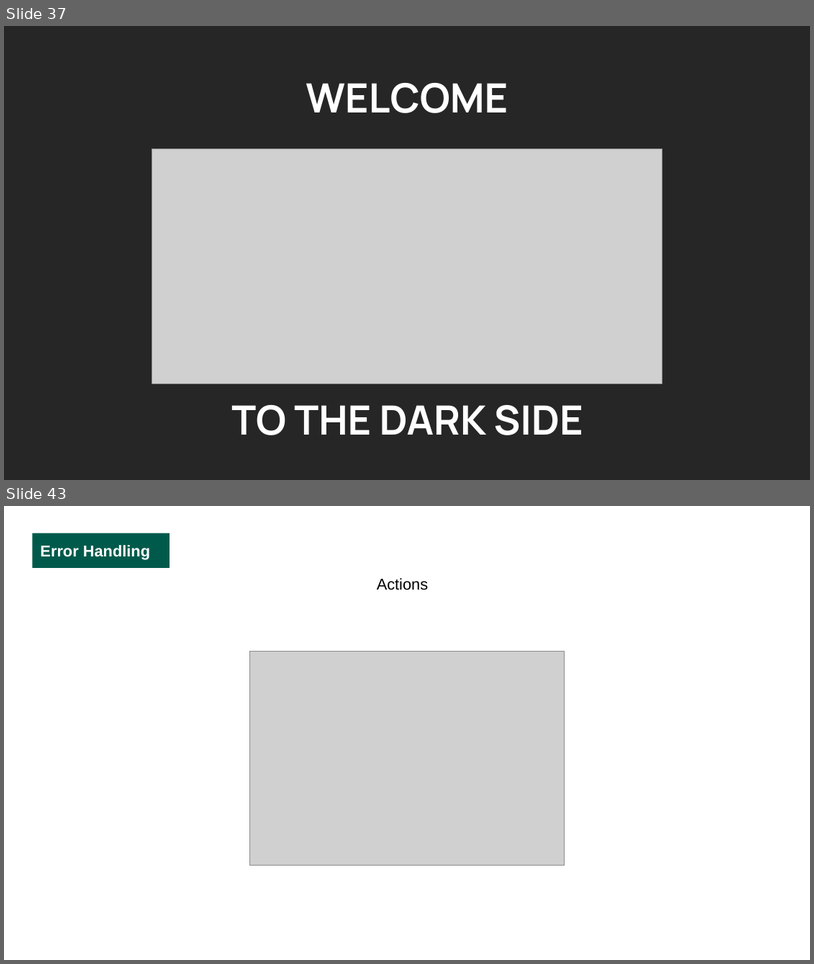
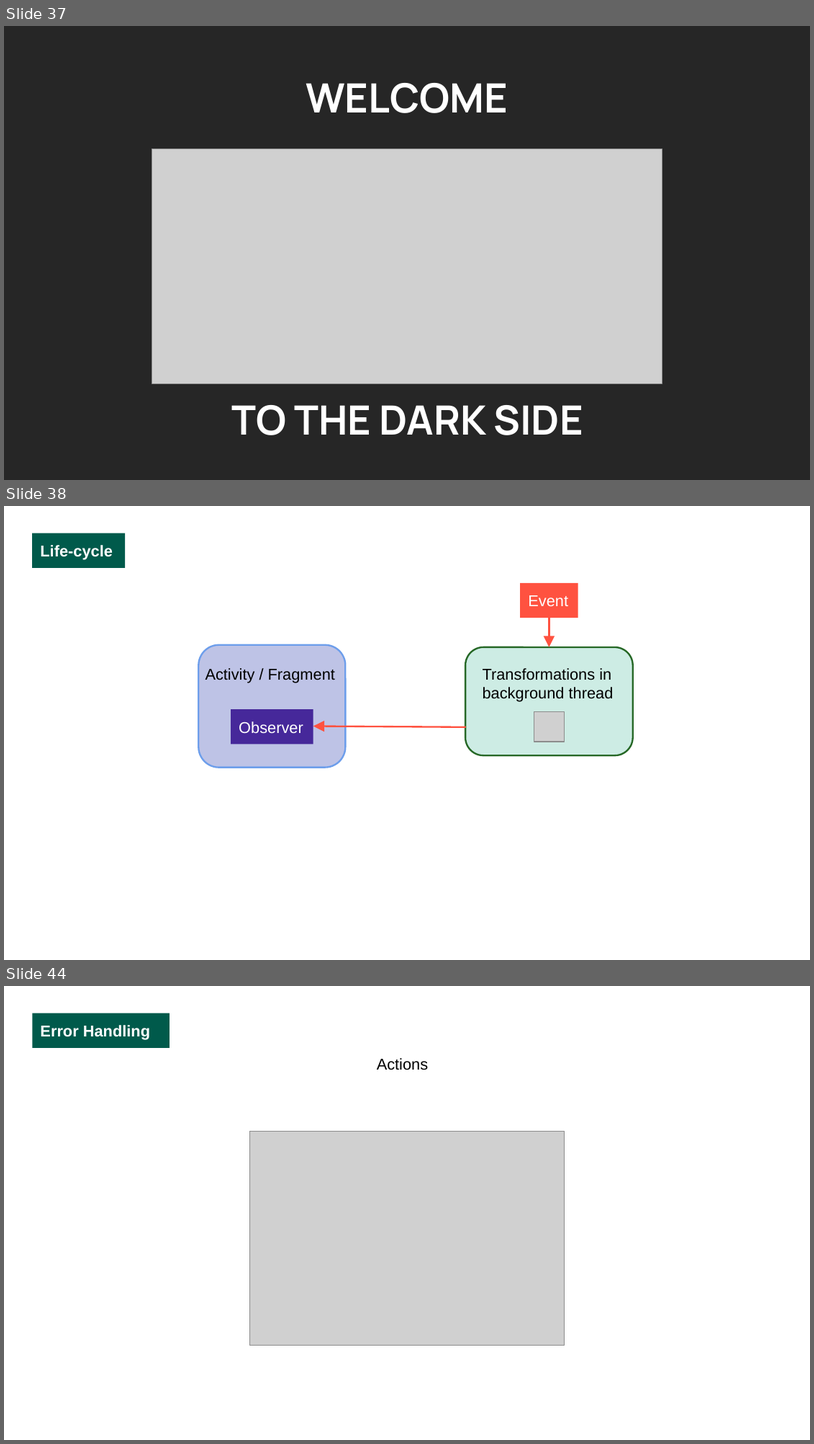
Before and after one commit to luciapayo/DroidconPresentation, a slide deck: Presentation/DroidconRx.potx.pptx. Shown one above the other, each under a label of ours: slides 37 and 43 before the commit, slides 37, 38 and 44 after it; the slides between them are not shown. The pictures are 814x964 and 814x1444 pixels, drawn with LibreOffice and Linux fonts; fonts in the diff are those of the drawing; grey boxes stand for pictures; background and template pictures are left out. Boxes give left, top, right and bottom in pixels: in the first picture for what was removed or moved away, otherwise in the second. Text is boxed around its words. In the diff, an @@ line names an element or a change of style, - is before the commit and + after.

```diff
--- a/Presentation/DroidconRx.potx.pptx
+++ b/Presentation/DroidconRx.potx.pptx
@@ slide 38 added at bbox=[4, 506, 810, 960], background picture (left out) @@
@@ rectangle added at bbox=[32, 533, 125, 568], fill #005A4B, 14 pt, text #FFFFFF, bold @@
+Life-cycle
@@ rectangle added at bbox=[520, 582, 578, 618], fill #FF5240, 14 pt, text #FFFFFF @@
+Event
@@ arrow added from (549, 618) to (549, 647), #FF5240 1.5 pt @@
@@ rounded rectangle added at bbox=[198, 645, 345, 767], fill #BEC3E6, outline #6D9EEB 1.5 pt @@
@@ rounded rectangle added at bbox=[466, 647, 633, 755], fill #CDECE4, outline #266826 1.5 pt @@
@@ text added at bbox=[206, 668, 335, 683], 14 pt, text #000000 @@
+Activity / Fragment
@@ text added at bbox=[483, 668, 614, 701], 14 pt, text #000000 @@
+Transformations in background thread
@@ rectangle added at bbox=[231, 709, 313, 744], fill #46289A, 14 pt, text #FFFFFF @@
+Observer
@@ picture added at bbox=[535, 712, 564, 741] @@
@@ arrow added from (466, 727) to (314, 726), #FF5240 1.5 pt @@
@@ what was slide 43 is now slide 44 @@
```
Also in this commit, not shown: 16 slides changed, 8 other slides added, 3 slides removed, 2 other files.
